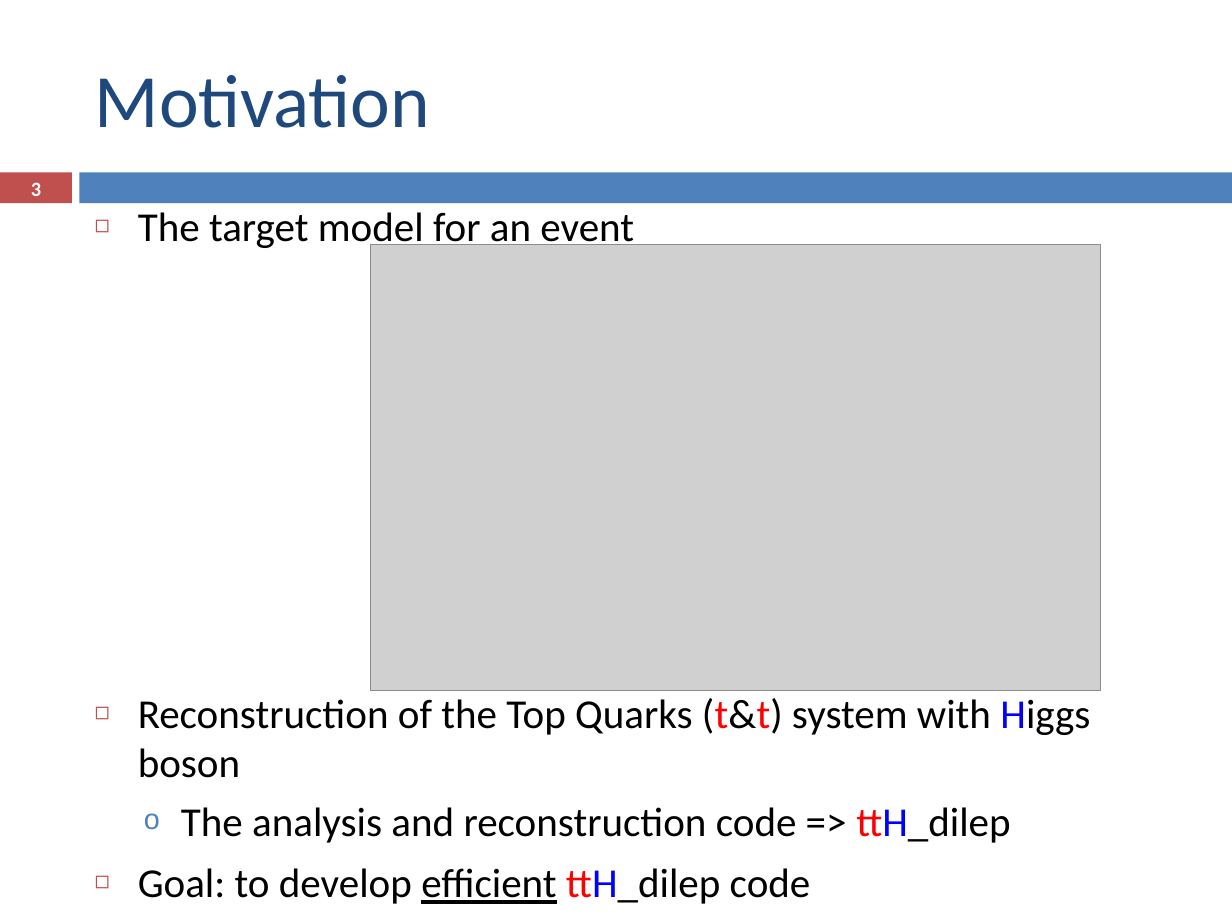
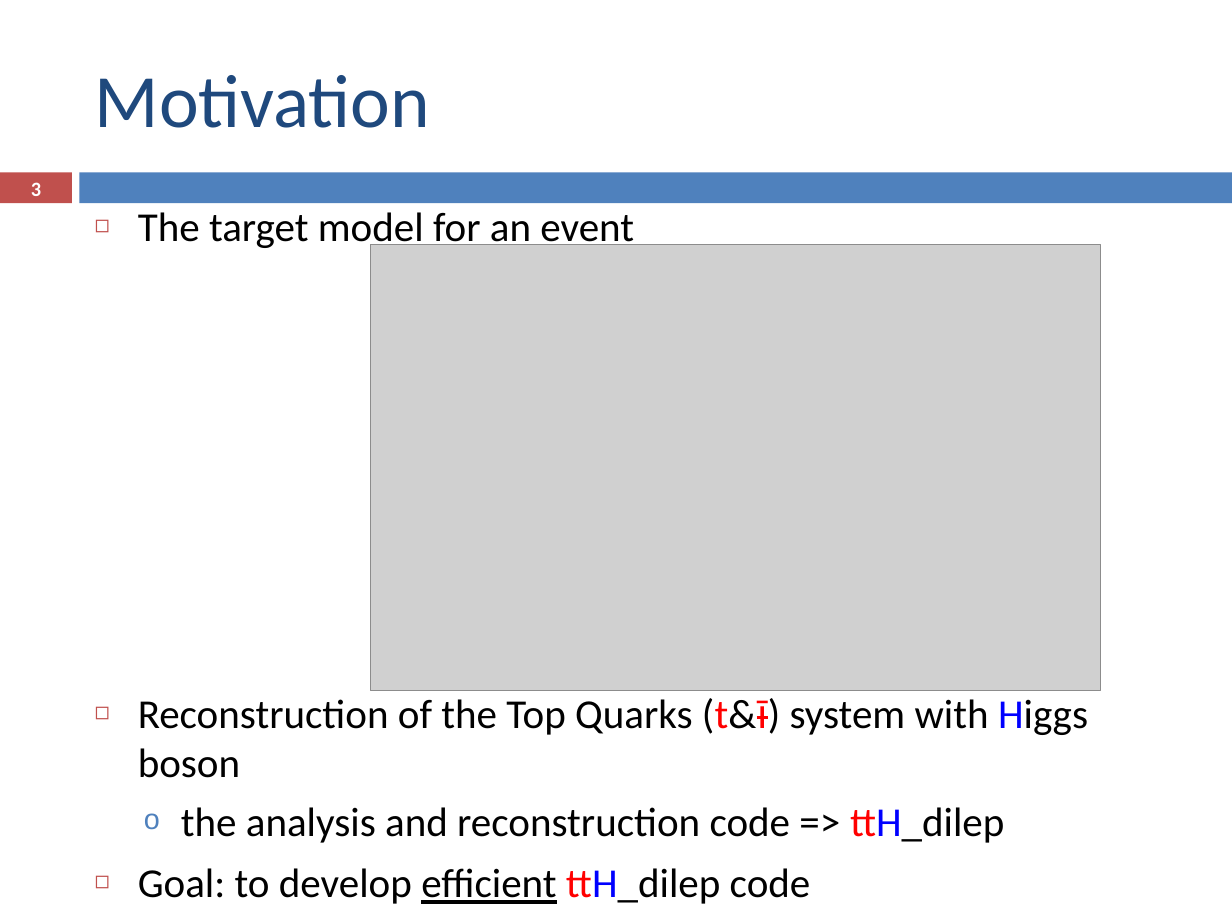
Before and after one commit to ampereira/mscthesis-liptool, a slide deck: slide 3 of doc/partial presentation/partial_presentation.pptx. Drawn at 1232x924 pixels with LibreOffice and Linux fonts; fonts in the diff are those of the drawing; grey boxes stand for pictures. Boxes give left, top, right and bottom in pixels: in the first picture for what was removed or moved away, otherwise in the second. Text is boxed around its words. In the diff, an @@ line names an element or a change of style, - is before the commit and + after.

```diff
--- a/doc/partial presentation/partial_presentation.pptx
+++ b/doc/partial presentation/partial_presentation.pptx
@@ text at <box>138,698,1088,843</box>: text changed @@
-◻ Reconstruction of the Top Quarks (t&t) system with Higgs boson
-  o The analysis and reconstruction code => ttH_dilep
+◻ Reconstruction of the Top Quarks (t&ī) system with Higgs boson
+  o the analysis and reconstruction code => ttH_dilep
```
Also in this commit, not shown: 18 other slides changed, 11 slides added, 4 slides removed, 20 other files.
